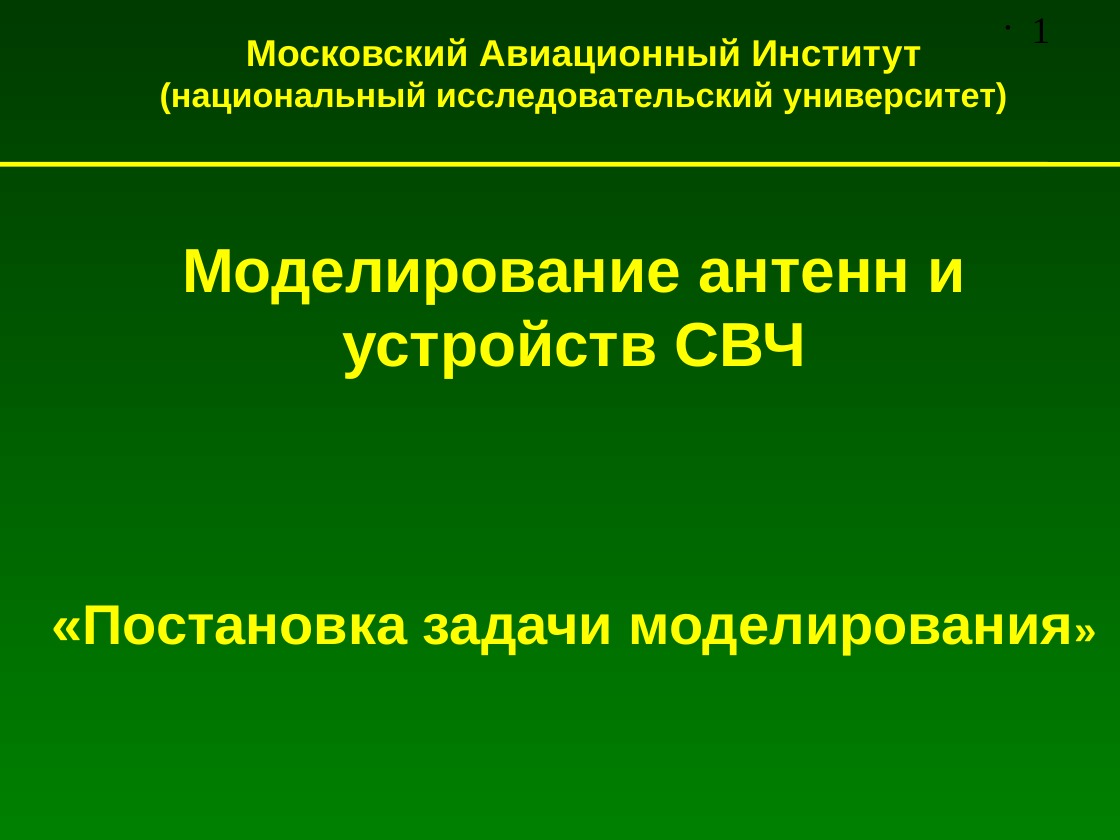
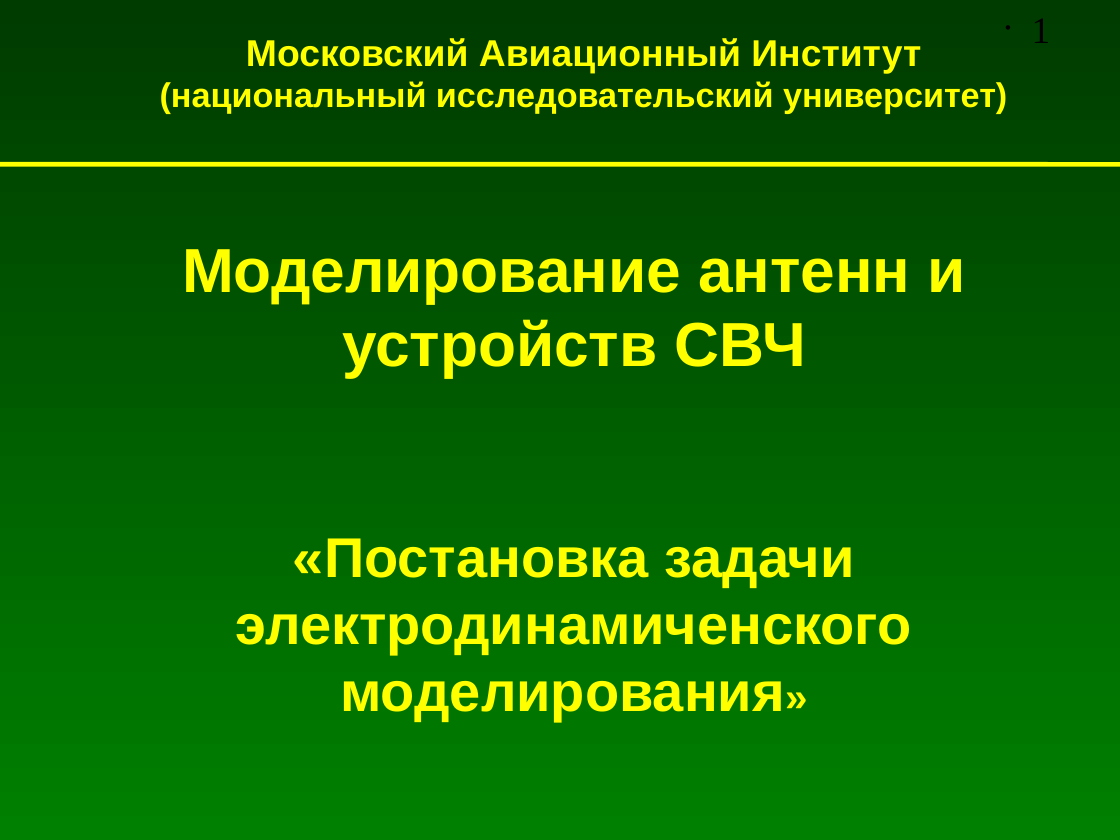
Before and after one commit to andris0147sv/modelling, a slide deck: slide 1 of presentations/1. Problem Statement.odp. Drawn at 1120x840 pixels with LibreOffice and Linux fonts; fonts in the diff are those of the drawing. Boxes give left, top, right and bottom in pixels: in the first picture for what was removed or moved away, otherwise in the second. Text is boxed around its words. In the diff, an @@ line names an element or a change of style, - is before the commit and + after.

```diff
--- a/presentations/1. Problem Statement.odp
+++ b/presentations/1. Problem Statement.odp
@@ text at box(236, 538, 912, 721): text changed @@
-«Постановка задачи моделирования»
+«Постановка задачи электродинамиченского моделирования»
```
Also in this commit, not shown: 6 other slides changed, 4 other files.
